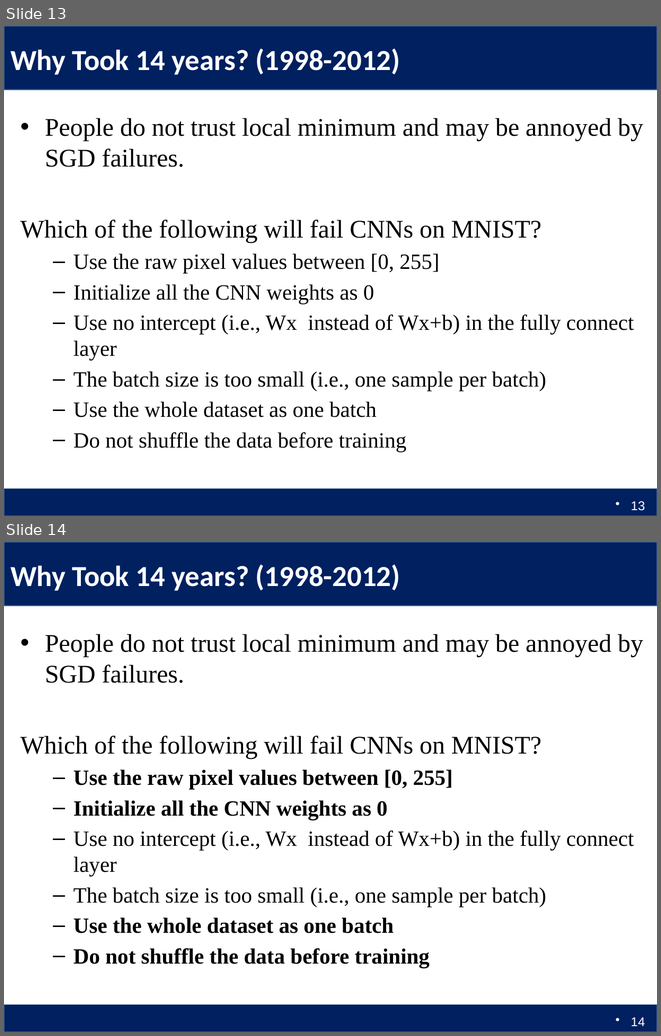
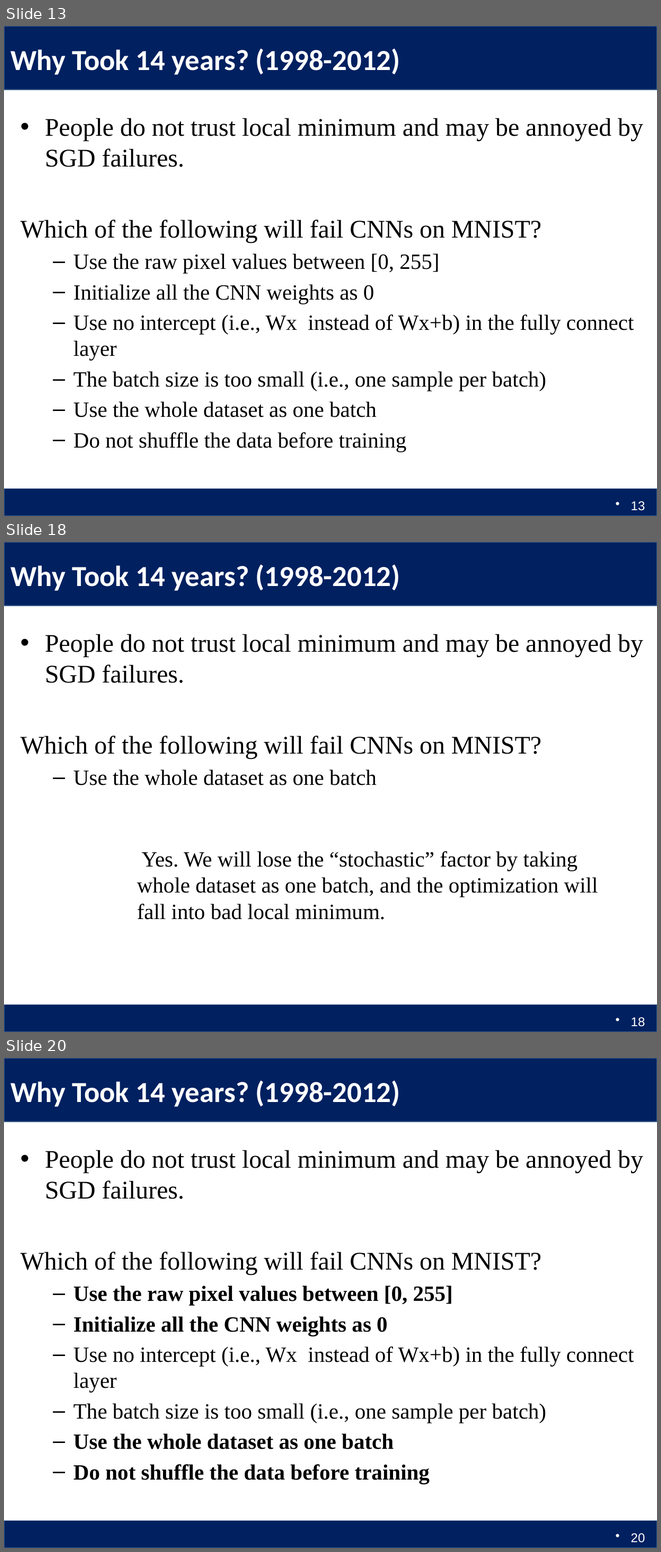
Before and after one commit to Columbia6894/Columbia6894.github.io, a slide deck: lecture/lecture5_llcao.pptx. Shown one above the other, each under a label of ours: slides 13 and 14 before the commit, slides 13, 18 and 20 after it; the slides between them are not shown. The pictures are 661x1036 and 661x1552 pixels, drawn with LibreOffice and Linux fonts; fonts in the diff are those of the drawing. Boxes give left, top, right and bottom in pixels: in the first picture for what was removed or moved away, otherwise in the second. Text is boxed around its words. In the diff, an @@ line names an element or a change of style, - is before the commit and + after.

```diff
--- a/lecture/lecture5_llcao.pptx
+++ b/lecture/lecture5_llcao.pptx
@@ slide 18 added at <box>4,542,657,1032</box>, background #FFFFFF; not listed: 2 template elements that a slide beside it also shows @@
@@ title added at <box>10,564,400,591</box>, 32 pt, text #FFFFFF, bold @@
+Why Took 14 years? (1998-2012)
@@ text added at <box>20,634,643,785</box>, 28 pt, text #000000 @@
+• People do not trust local minimum and may be annoyed by SGD failures.
+Which of the following will fail CNNs on MNIST?
+  – Use the whole dataset as one batch
@@ text added at <box>137,851,598,919</box>, 24 pt, text #000000 @@
+Yes. We will lose the “stochastic” factor by taking whole dataset as one batch, and the optimization will fall into bad local minimum.
@@ page number added at <box>631,1017,645,1026</box>, 14 pt, text #FFFFFF @@
+18
@@ what was slide 14 is now slide 20 @@
@@ page number at <box>631,1533,645,1542</box>: text changed @@
-14
+20
```
Also in this commit, not shown: 2 slides changed, 6 other slides added, 2 other files.
